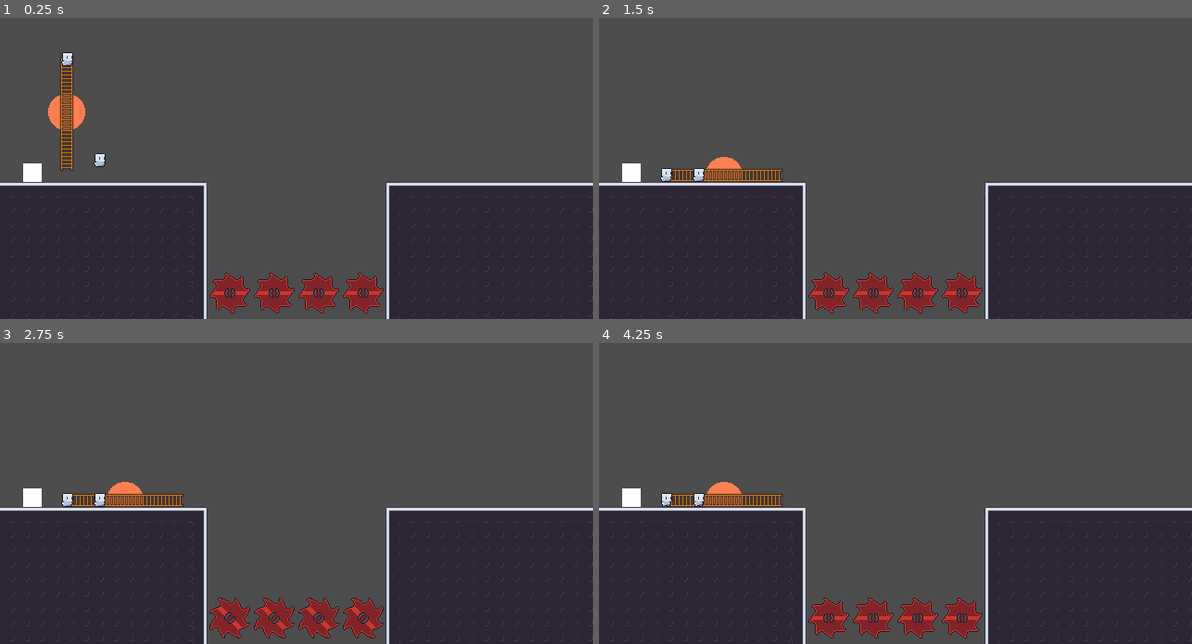
Above: before the commit, frames 1-4 (two rows, left to right).
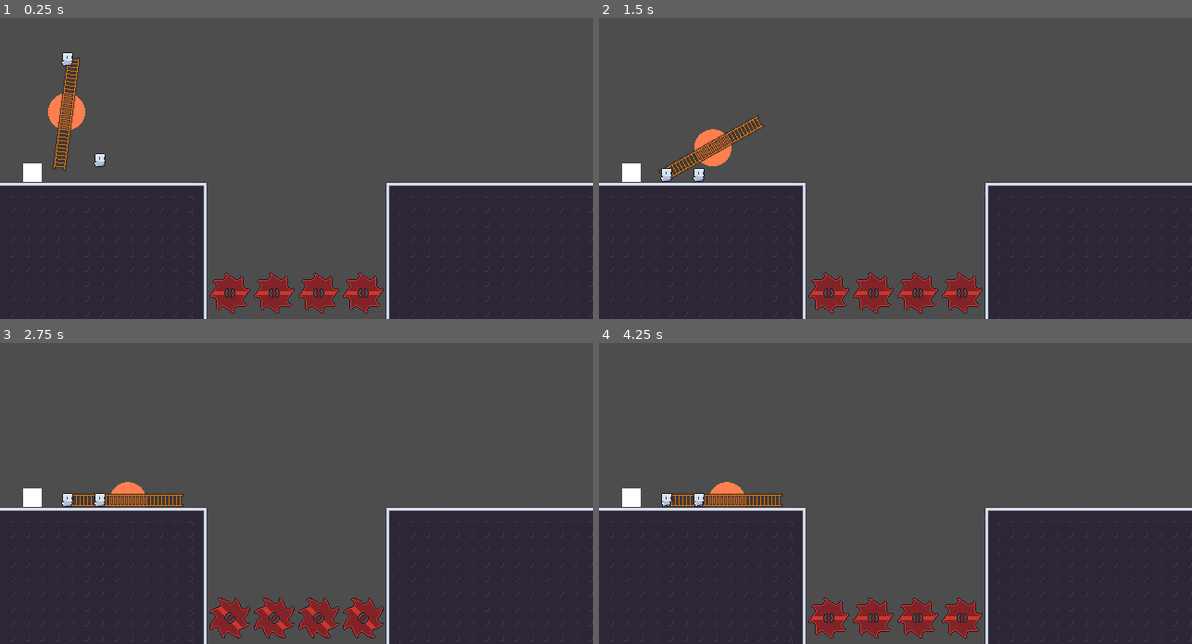
Above: after the commit, the same moments.

Repository: vinceTheProgrammer/onlyoneladder
Game: Godot game, scene res://game.tscn
The game is run twice, just before and just after one commit, with the same random seed, the same clock (stepped at 60 frames per second) and the same inputs.
Inputs:
- Up to frame 1 (0.25 s): no input
- Up to frame 2 (1.5 s): no input
- Up to frame 3 (2.75 s): no input
- Up to frame 4 (4.25 s): no input

The runs differ from the first frame. In frame 1, 0.8% of the frame differs, in the area x 8-14%, y 12-51%; in frame 2, 1.7%, in the area x 10-31%, y 32-55%; in frame 3, less than 0.1%; in frame 4, less than 0.1%.

Commit message:
create decent initial release

Diff:
--- a/game.tscn
+++ b/game.tscn
@@ -16,10 +16,6 @@
 z_index = 15
 position = Vector2(-247, -134)
 
-[node name="PinJoint2D" type="PinJoint2D" parent="Players/Player"]
-node_a = NodePath("..")
-node_b = NodePath("../../../Ladder")
-
 [node name="Player2" parent="Players" instance=ExtResource("1_e2o6t")]
 position = Vector2(-212, -25)
 player_id = 2
@@ -29,6 +25,7 @@
 
 [node name="Ladder" parent="." instance=ExtResource("2_feb5d")]
 position = Vector2(-248, -72)
+rotation = 0.129398
 
 [node name="RigidBody2D" type="RigidBody2D" parent="."]
 position = Vector2(-285, 15)
